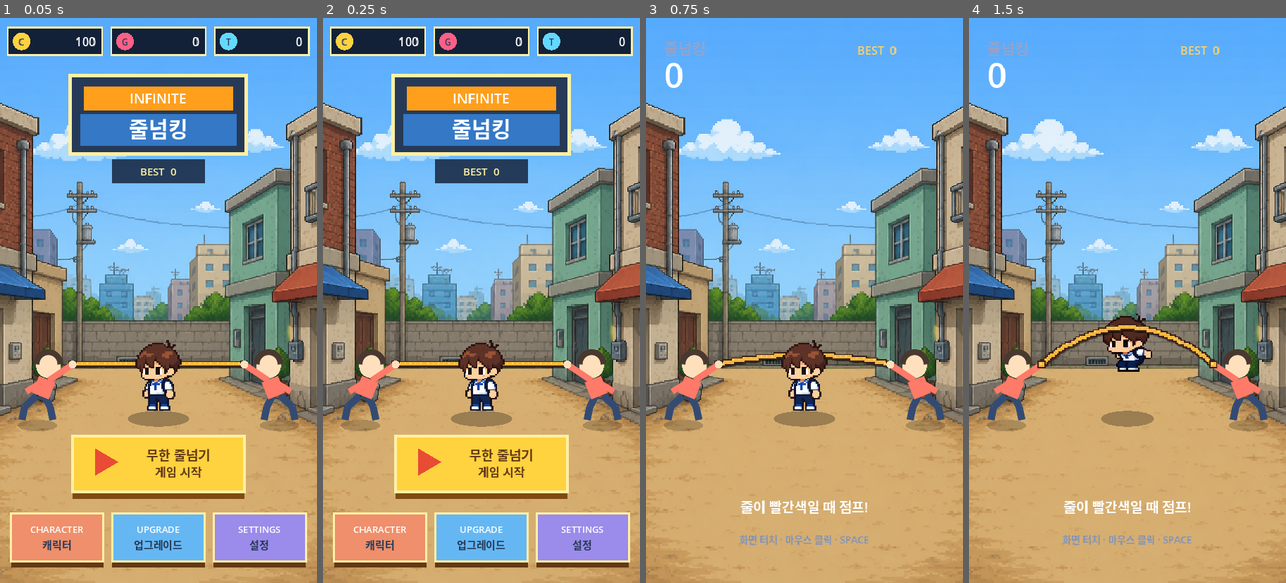
Above: before the commit, frames 1-4 (left to right).
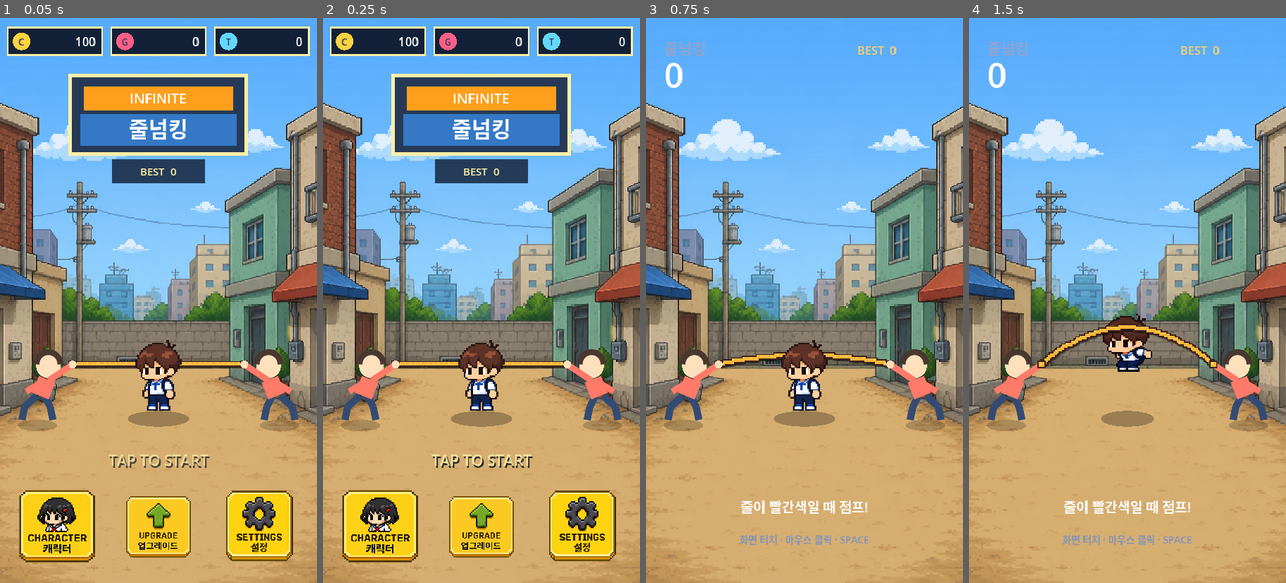
Above: after the commit, the same moments.

Repository: eunchan4490-star/Rope-King
Game: Godot game, scene res://main.tscn
Same seed, same stepped clock (60 frames per second), same inputs: the game is played once before the commit and once after it.
Inputs (mouse positions are in pixels of both pictures, inside the frame that each line leads up to):
- Up to frame 1 (0.05 s): no input
- Up to frame 2 (0.25 s): no input
- Up to frame 3 (0.75 s): tap Enter at 0.5 s; move the mouse to (874, 272) at 0.52 s; click (874, 272) at 0.67 s
- Up to frame 4 (1.5 s): tap Space (jump) at 0.77 s; move the mouse to (1064, 328) at 1.27 s; click (1064, 328) at 1.42 s

The runs differ from the first frame. In frame 1, 17% of the frame differs, in the area x 3-97%, y 73-98%; in frame 2, 17%; in frame 3, nothing differs; in frame 4, nothing differs.

Commit message:
Add pixel art menu button assets

Diff:
--- a/scripts/main.gd
+++ b/scripts/main.gd
@@ -16,14 +16,16 @@
 const HIT_REVEAL_SECONDS := 0.42
 const CHARACTER_ASSET_ROOT := "res://assets/characters"
 const DEFAULT_BACKGROUND_PATH := "res://assets/backgrounds/neighborhood.png"
+const MENU_CHARACTER_TEXTURE_PATH := "res://assets/ui/menu_character.png"
+const MENU_UPGRADE_TEXTURE_PATH := "res://assets/ui/menu_upgrade.png"
+const MENU_SETTINGS_TEXTURE_PATH := "res://assets/ui/menu_settings.png"
 const DEFAULT_CHARACTER_ID := "default"
 const JUMP_FRAME_COUNT := 4
 const CHARACTERS_PER_PAGE := 3
 const DEFAULT_BALANCE := preload("res://resources/balance/default_balance.tres")
-const START_BUTTON_RECT := Rect2(165.0, 955.0, 390.0, 135.0)
-const CHARACTER_BUTTON_RECT := Rect2(25.0, 1130.0, 210.0, 115.0)
-const UPGRADE_BUTTON_RECT := Rect2(255.0, 1130.0, 210.0, 115.0)
-const SETTINGS_BUTTON_RECT := Rect2(485.0, 1130.0, 210.0, 115.0)
+const CHARACTER_BUTTON_RECT := Rect2(25.0, 1055.0, 210.0, 195.0)
+const UPGRADE_BUTTON_RECT := Rect2(255.0, 1055.0, 210.0, 195.0)
+const SETTINGS_BUTTON_RECT := Rect2(485.0, 1055.0, 210.0, 195.0)
 const GAME_OVER_CLOSE_RECT := Rect2(548.0, 394.0, 58.0, 58.0)
 const CHARACTER_PANEL_RECT := Rect2(30.0, 185.0, 660.0, 700.0)
 const CHARACTER_PANEL_CLOSE_RECT := Rect2(616.0, 205.0, 52.0, 52.0)
@@ -42,6 +44,10 @@
 @export var player_sprite_ground_offset := Vector2.ZERO
 @export_group("Background")
 @export var background_texture: Texture2D
+@export_group("Menu Button Assets")
+@export var character_button_texture: Texture2D
+@export var upgrade_button_texture: Texture2D
+@export var settings_button_texture: Texture2D
 @export_group("Game Balance")
 @export var balance: RopeGameBalance = DEFAULT_BALANCE
 
@@ -98,6 +104,12 @@
 	_load_character_visuals(selected_character_id)
 	if background_texture == null and ResourceLoader.exists(DEFAULT_BACKGROUND_PATH):
 		background_texture = load(DEFAULT_BACKGROUND_PATH) as Texture2D
+	if character_button_texture == null and ResourceLoader.exists(MENU_CHARACTER_TEXTURE_PATH):
+		character_button_texture = load(MENU_CHARACTER_TEXTURE_PATH) as Texture2D
+	if upgrade_button_texture == null and ResourceLoader.exists(MENU_UPGRADE_TEXTURE_PATH):
+		upgrade_button_texture = load(MENU_UPGRADE_TEXTURE_PATH) as Texture2D
+	if settings_button_texture == null and ResourceLoader.exists(MENU_SETTINGS_TEXTURE_PATH):
+		settings_button_texture = load(MENU_SETTINGS_TEXTURE_PATH) as Texture2D
 	get_viewport().size_changed.connect(queue_redraw)
 	queue_redraw()
 
@@ -780,23 +792,13 @@
 	draw_rect(Rect2(255.0, 320.0, 210.0, 54.0), Color(0.05, 0.09, 0.17, 0.78), true)
 	draw_string(font, Vector2(255.0, 357.0), "BEST  %d" % best_score, HORIZONTAL_ALIGNMENT_CENTER, 210.0, 24, Color("fff0a6"))
 
-	# Large primary start button; tapping any non-menu background also starts.
-	draw_rect(START_BUTTON_RECT, Color("7f4b13"), true)
-	var start_face := Rect2(START_BUTTON_RECT.position + Vector2(0.0, -8.0), START_BUTTON_RECT.size - Vector2(0.0, 8.0))
-	draw_rect(start_face, Color("ffd23f"), true)
-	draw_rect(start_face, Color("fff0a6"), false, 7.0)
-	var triangle_center := Vector2(start_face.position.x + 73.0, start_face.position.y + 59.0)
-	draw_colored_polygon(PackedVector2Array([
-		triangle_center + Vector2(-22.0, -31.0),
-		triangle_center + Vector2(-22.0, 31.0),
-		triangle_center + Vector2(31.0, 0.0)
-	]), Color("e94b35"))
-	draw_string(font, Vector2(start_face.position.x + 118.0, start_face.position.y + 55.0), "무한 줄넘기", HORIZONTAL_ALIGNMENT_CENTER, 245.0, 30, Color("633913"))
-	draw_string(font, Vector2(start_face.position.x + 118.0, start_face.position.y + 92.0), "게임 시작", HORIZONTAL_ALIGNMENT_CENTER, 245.0, 27, Color("633913"))
-
-	_draw_menu_button(font, CHARACTER_BUTTON_RECT, "CHARACTER", "캐릭터", Color("ef8f6b"))
-	_draw_menu_button(font, UPGRADE_BUTTON_RECT, "UPGRADE", "업그레이드", Color("65b7f3"))
-	_draw_menu_button(font, SETTINGS_BUTTON_RECT, "SETTINGS", "설정", Color("9b8bea"))
+	var prompt_alpha := 0.78 + sin(Time.get_ticks_msec() * 0.004) * 0.18
+	draw_string(font, Vector2(3.0, 1019.0), "TAP TO START", HORIZONTAL_ALIGNMENT_CENTER, DESIGN_SIZE.x, 34, Color(0.05, 0.08, 0.13, prompt_alpha))
+	draw_string(font, Vector2(0.0, 1015.0), "TAP TO START", HORIZONTAL_ALIGNMENT_CENTER, DESIGN_SIZE.x, 34, Color(1.0, 0.94, 0.65, prompt_alpha))
+
+	_draw_menu_asset_or_fallback(character_button_texture, font, CHARACTER_BUTTON_RECT, "CHARACTER", "캐릭터", Color("ef8f6b"))
+	_draw_menu_asset_or_fallback(upgrade_button_texture, font, UPGRADE_BUTTON_RECT, "UPGRADE", "업그레이드", Color("65b7f3"))
+	_draw_menu_asset_or_fallback(settings_button_texture, font, SETTINGS_BUTTON_RECT, "SETTINGS", "설정", Color("9b8bea"))
 	if not menu_notice.is_empty():
 		draw_string(font, Vector2(0, 925), menu_notice, HORIZONTAL_ALIGNMENT_CENTER, DESIGN_SIZE.x, 22, Color("ffd166"))
 
@@ -864,6 +866,13 @@
 	draw_string(font, Vector2(rect.position.x + 64.0, rect.position.y + 42.0), str(amount), HORIZONTAL_ALIGNMENT_RIGHT, rect.size.x - 78.0, 27, Color.WHITE)
 
 
+func _draw_menu_asset_or_fallback(texture: Texture2D, font: Font, rect: Rect2, title: String, subtitle: String, face_color: Color) -> void:
+	if texture != null:
+		draw_texture_rect(texture, rect, false)
+		return
+	_draw_menu_button(font, rect, title, subtitle, face_color)
+
+
 func _draw_menu_button(font: Font, rect: Rect2, title: String, subtitle: String, face_color: Color) -> void:
 	draw_rect(rect, Color("633913"), true)
 	var face := Rect2(rect.position + Vector2(0.0, -7.0), rect.size - Vector2(0.0, 7.0))
Binary file added: assets/ui/menu_character.png
Not shown, added: assets/ui/menu_character.png.import
Binary file added: assets/ui/menu_settings.png
Not shown, added: assets/ui/menu_settings.png.import
Binary file added: assets/ui/menu_upgrade.png
Not shown, added: assets/ui/menu_upgrade.png.import
